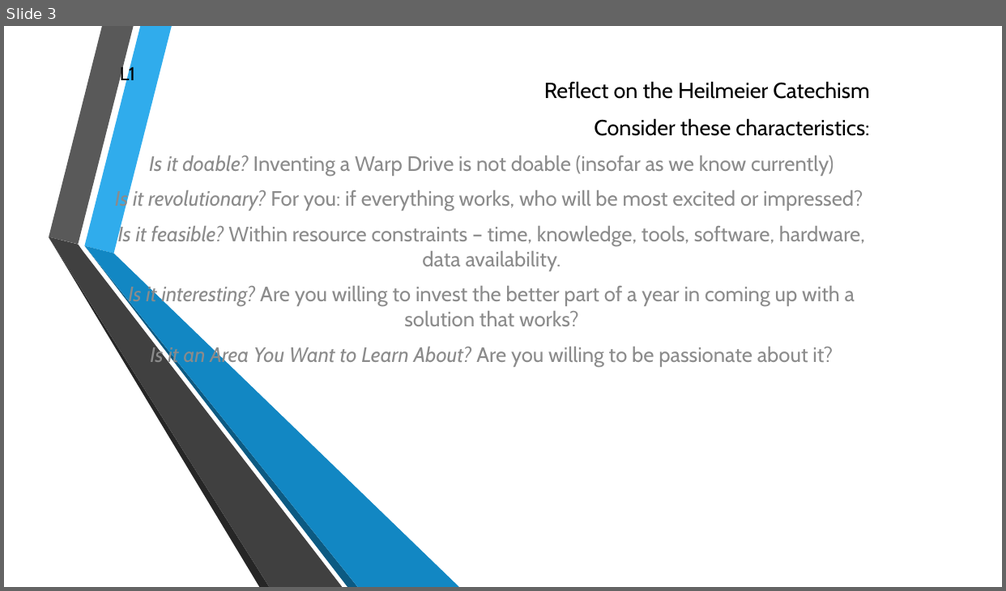
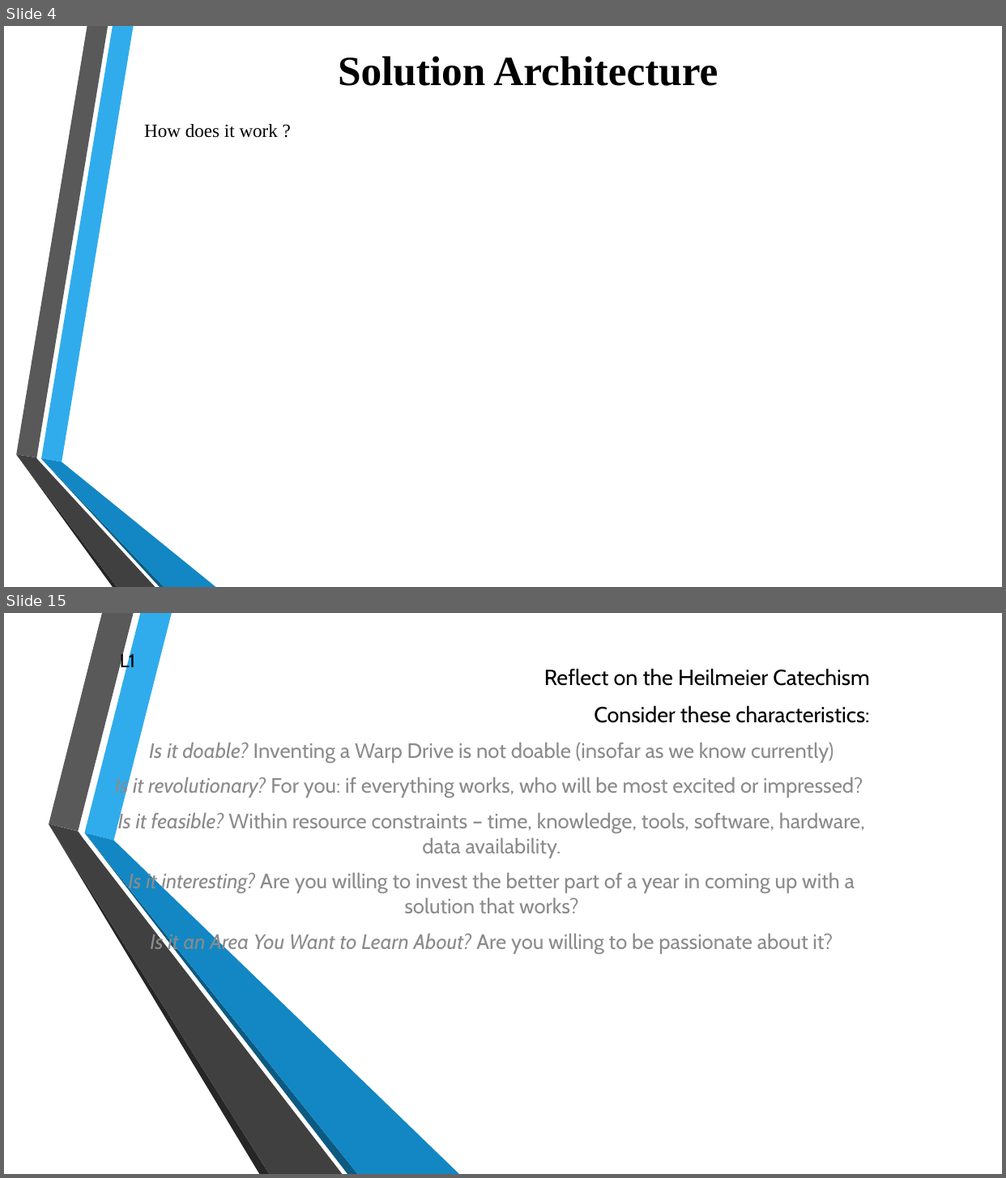
Before and after one commit to ADA-GWU/guidedresearchproject-aliasgerovs, a slide deck: presentations/Final_Presentation.pptx. Shown one above the other, each under a label of ours: slide 3 before the commit, slides 4 and 15 after it; the slides between them are not shown. The pictures are 1006x591 and 1006x1178 pixels, drawn with LibreOffice and Linux fonts; fonts in the diff are those of the drawing; background and template pictures are left out. Boxes give left, top, right and bottom in pixels: in the first picture for what was removed or moved away, otherwise in the second. Text is boxed around its words. In the diff, an @@ line names an element or a change of style, - is before the commit and + after.

```diff
--- a/presentations/Final_Presentation.pptx
+++ b/presentations/Final_Presentation.pptx
@@ slide 4 added at bbox=[4, 26, 1002, 587], background picture (left out) @@
@@ title added at bbox=[338, 56, 718, 86], 40 pt, text #000000, bold @@
+Solution Architecture
@@ text added at bbox=[144, 124, 278, 138], 18 pt, text #000000 @@
+How does it work ?
@@ group added at bbox=[16, 26, 216, 587]: 6 freeform shapes @@
@@ what was slide 3 is now slide 15 @@
```
Also in this commit, not shown: 1 slide changed, 12 other slides added, 2 slides removed.
